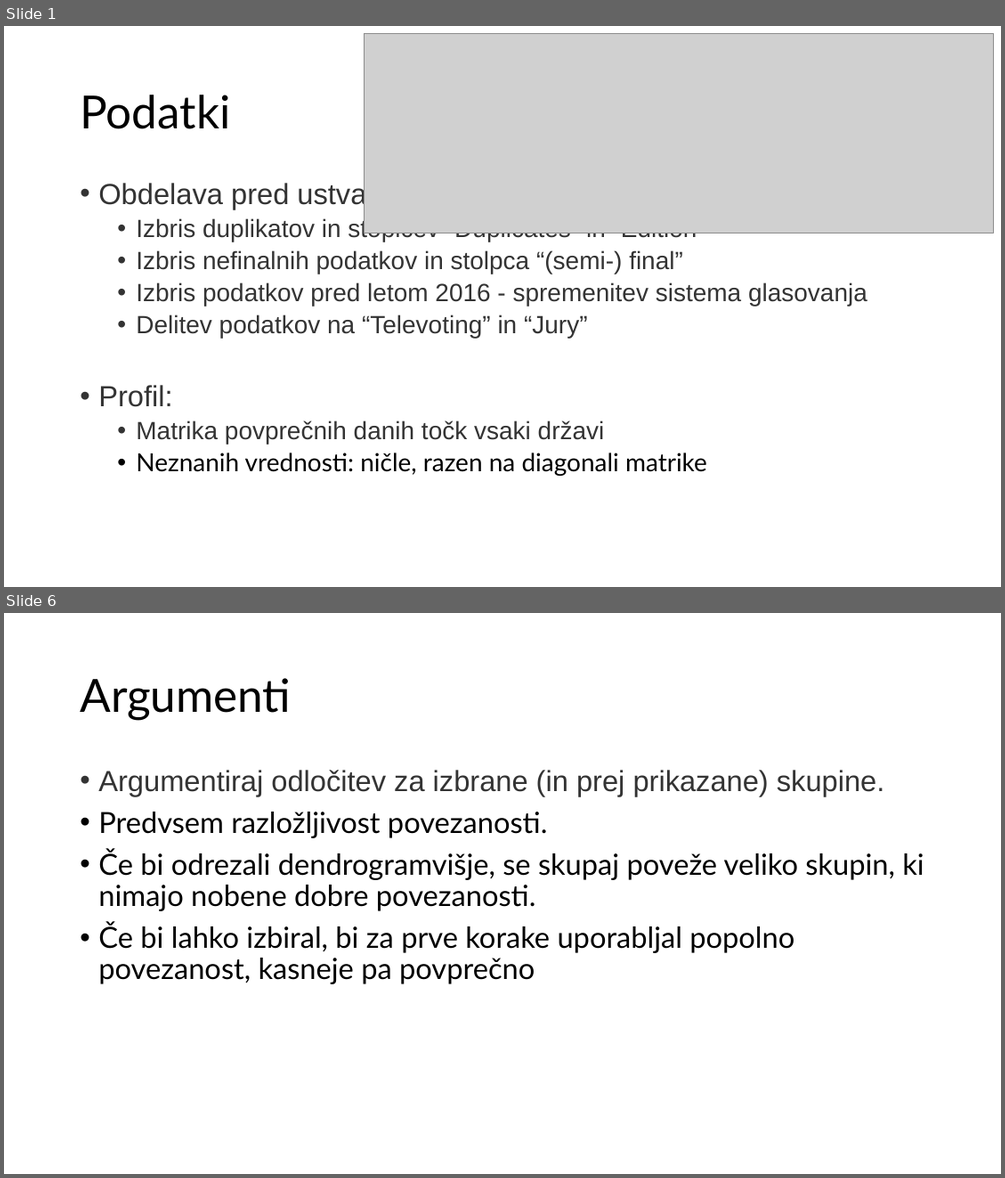
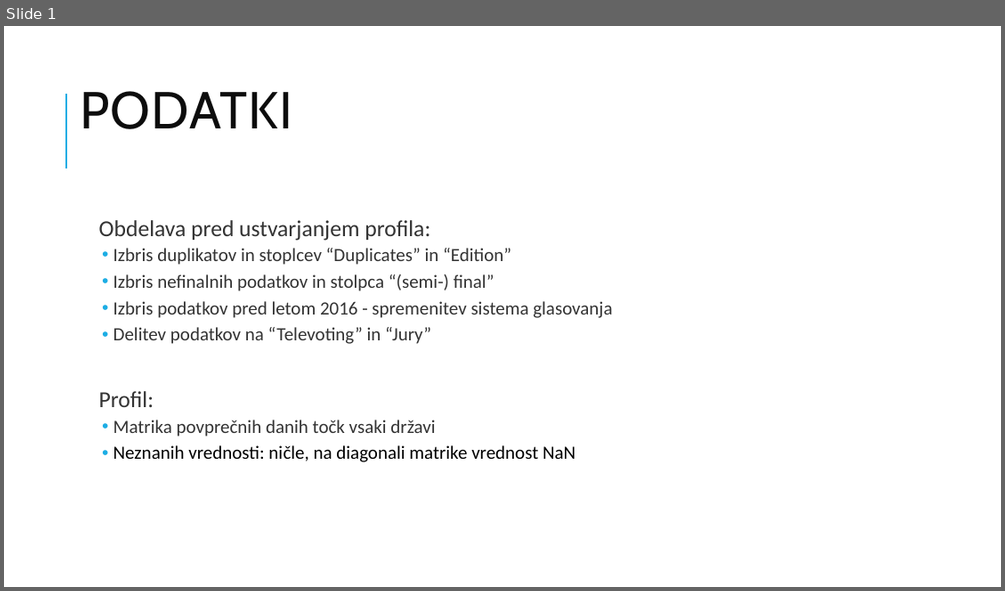
Before and after one commit to MatevzVidovic/UOZP, a slide deck: Aljaz/Naloga1/Aljaž_Rakovec_hw1.pptx. Shown one above the other, each under a label of ours: slides 1 and 6 before the commit, slide 1 after it; the slides between them are not shown. The pictures are 1005x1178 and 1005x591 pixels, drawn with LibreOffice and Linux fonts; fonts in the diff are those of the drawing; grey boxes stand for pictures. Boxes give left, top, right and bottom in pixels: in the first picture for what was removed or moved away, otherwise in the second. Text is boxed around its words. In the diff, an @@ line names an element or a change of style, - is before the commit and + after.

```diff
--- a/Aljaz/Naloga1/Aljaž_Rakovec_hw1.pptx
+++ b/Aljaz/Naloga1/Aljaž_Rakovec_hw1.pptx
@@ slide 6 removed at (4,613,1001,1174), background #FFFFFF @@
@@ title removed at (80,678,291,720) @@
-Argumenti
@@ text removed at (98,770,923,984) @@
-• Argumentiraj odločitev za izbrane (in prej prikazane) skupine.
-• Predvsem razložljivost povezanosti.
-• Če bi odrezali dendrogramvišje, se skupaj poveže veliko skupin, ki nimajo nobene dobre povezanosti.
-• Če bi lahko izbiral, bi za prve korake uporabljal popolno povezanost, kasneje pa povprečno
@@ slide 1 changed as well @@
@@ picture removed at (364,33,994,233) @@
@@ line added from (66, 168) to (66, 94), #1CADE4 1.5 pt @@
@@ title at (80,91,292,129): text changed; size 44 to 50 pt; font Lato to Cabin; text colour #000000 to #0D0D0D @@
-Podatki
+PODATKI
@@ text "Obdelava pred ustvarjanjem profila:": place and size @@
-text "Obdelava pred ustvarjanjem profila:" at (98,181,867,475)
+text "Obdelava pred ustvarjanjem profila:" at (99,220,612,462)
@@ text at (99,220,612,436): size 28 to 22 pt in "Obdelava pred ustvarjanjem profila:", "Profil:"; font Arial to Calibri in "Obdelava pred ustvarjanjem profila:", "Izbris duplikatov in stoplcev “Duplicates” in “Edition”", "Izbris nefinalnih podatkov in stolpca “(semi-) final”", "Izbris podatkov pred letom 2016 - spremenitev ..." and 3 more places; size 24 to 18 pt in "Izbris duplikatov in stoplcev “Duplicates” in “Edition”", "Izbris nefinalnih podatkov in stolpca “(semi-) final”", "Izbris podatkov pred letom 2016 - spremenitev ...", "Delitev podatkov na “Televoting” in “Jury”" and 1 more places; bullet • to  ; more space between paragraphs; indent changed @@
@@ text at (113,445,575,462): text changed; size 24 to 18 pt; font Lato to Calibri @@
-  • Neznanih vrednosti: ničle, razen na diagonali matrike
+  • Neznanih vrednosti: ničle, na diagonali matrike vrednost NaN
```
Also in this commit, not shown: 5 slides added, 5 other slides removed, 12 other files.
